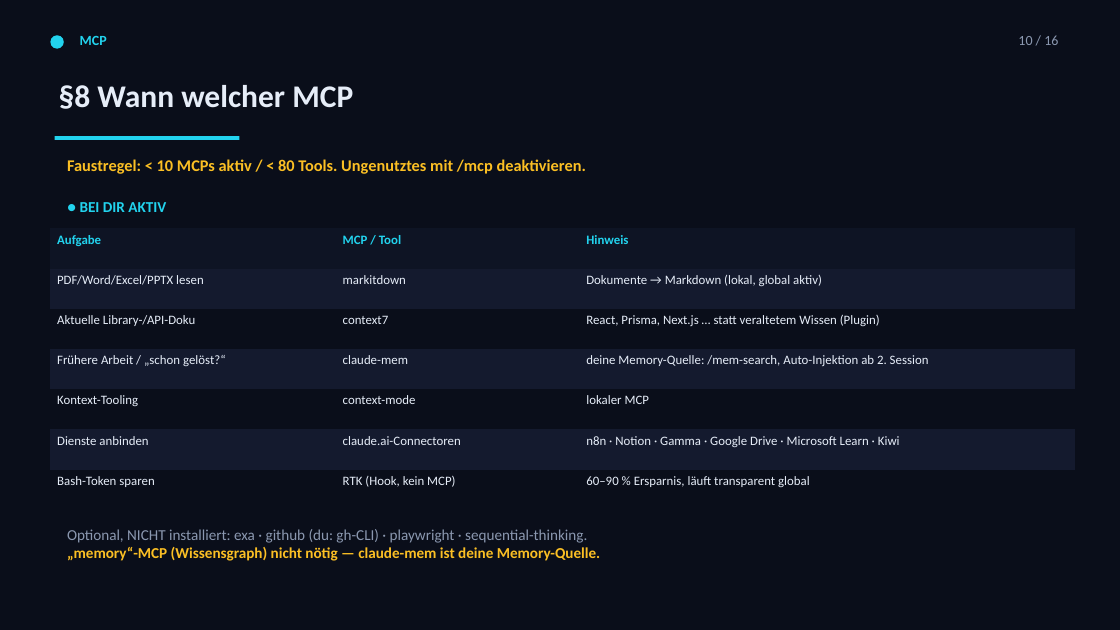
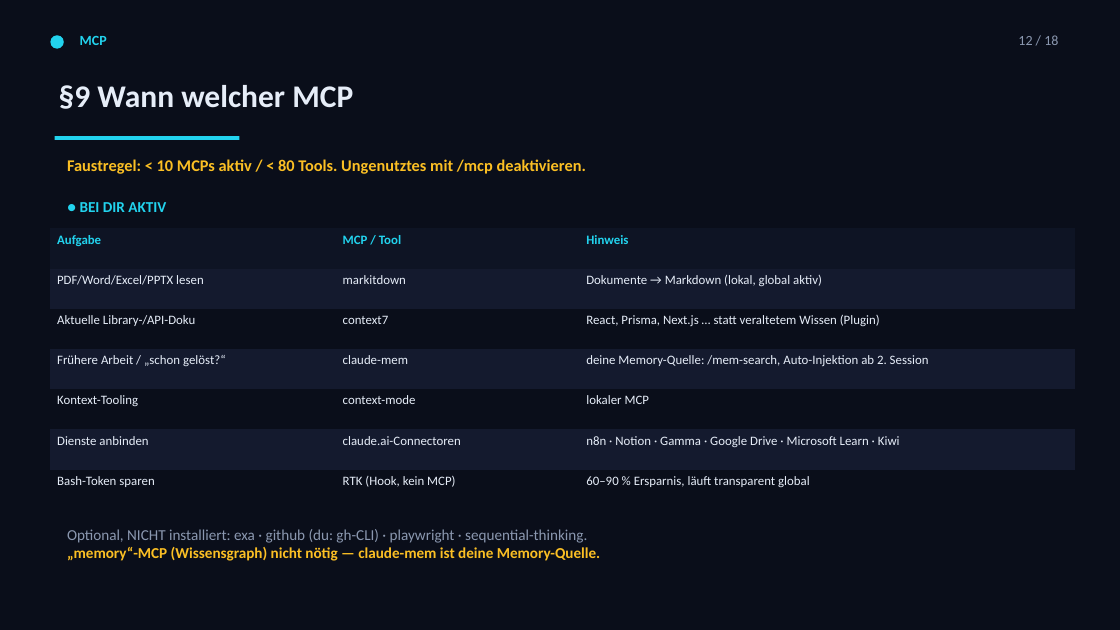
Before and after one commit to Paulee8155/Claude-Code-BestPractice, a slide deck: slide 13 of docs/ECC-Harness-Guide.de.pptx (slide 11 before the commit). Drawn at 1120x630 pixels with LibreOffice and Linux fonts; fonts in the diff are those of the drawing. Boxes give left, top, right and bottom in pixels: in the first picture for what was removed or moved away, otherwise in the second. Text is boxed around its words. In the diff, an @@ line names an element or a change of style, - is before the commit and + after.

```diff
--- a/docs/ECC-Harness-Guide.de.pptx
+++ b/docs/ECC-Harness-Guide.de.pptx
@@ text at box(1018, 35, 1058, 45): text changed @@
-10 / 16
+12 / 18
@@ text at box(59, 85, 353, 109): text changed @@
-§8 Wann welcher MCP
+§9 Wann welcher MCP
```
Also in this commit, not shown: 15 other slides changed, 2 slides added, 2 other files.
